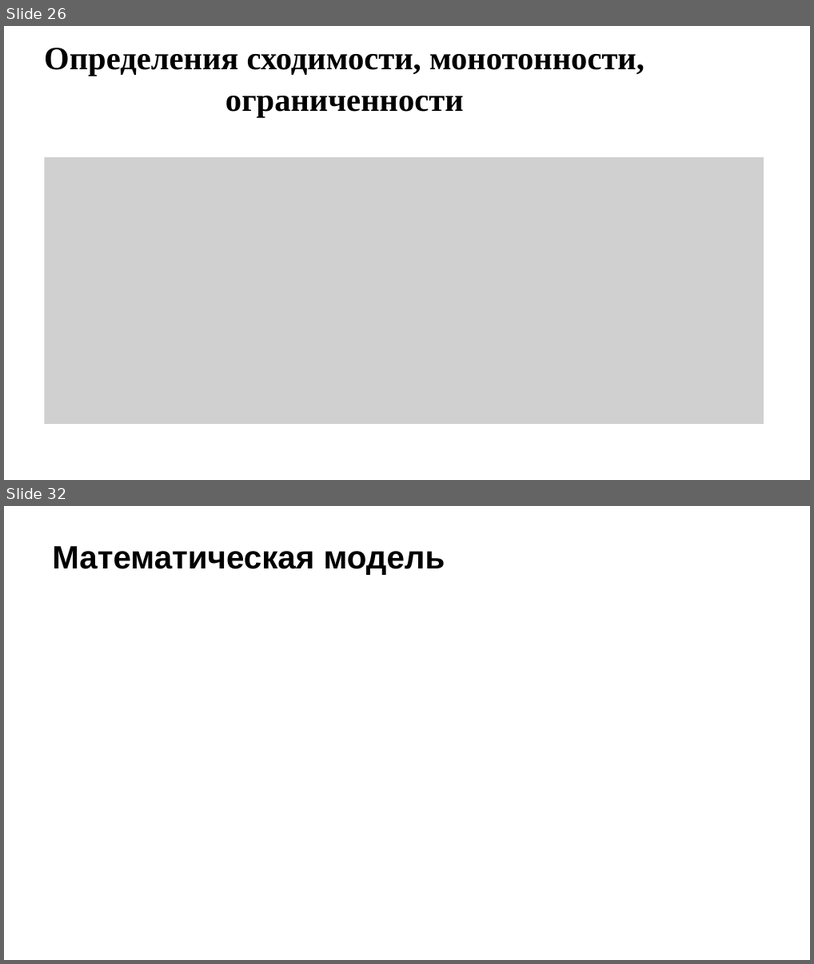
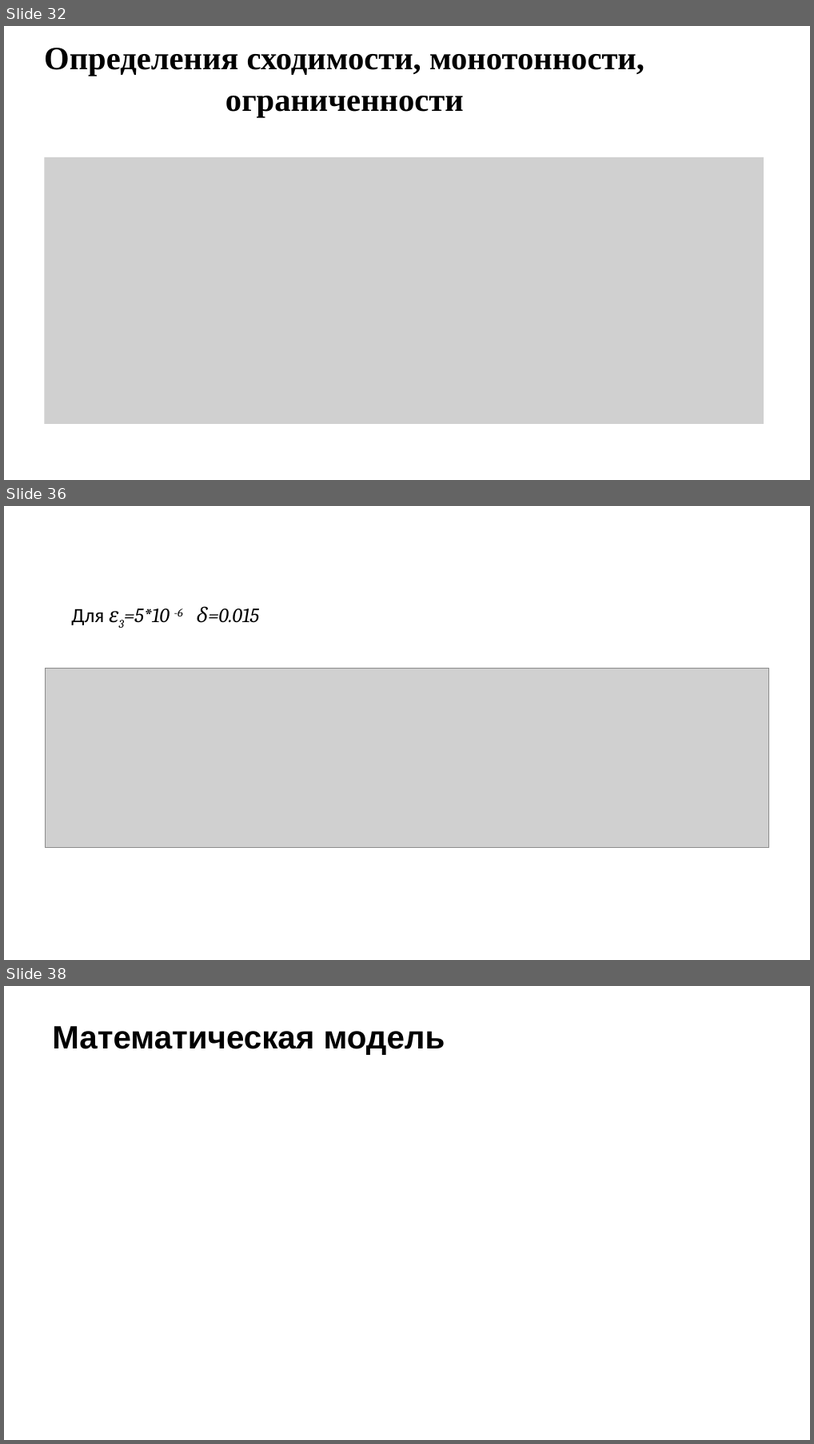
Before and after one commit to Miwm64/itmo_cse, a slide deck: math_analysis/матан_проект_в4.pptx. Shown one above the other, each under a label of ours: slides 26 and 32 before the commit, slides 32, 36 and 38 after it; the slides between them are not shown. The pictures are 814x964 and 814x1444 pixels, drawn with LibreOffice and Linux fonts; fonts in the diff are those of the drawing; grey boxes stand for pictures; background and template pictures are left out. Boxes give left, top, right and bottom in pixels: in the first picture for what was removed or moved away, otherwise in the second. Text is boxed around its words. In the diff, an @@ line names an element or a change of style, - is before the commit and + after.

```diff
--- a/math_analysis/матан_проект_в4.pptx
+++ b/math_analysis/матан_проект_в4.pptx
@@ slide 36 added at <box>4,506,810,960</box>, background picture (left out) @@
@@ text added at <box>71,606,259,625</box>, 18 pt, text #000000, italic @@
+Для ε3=5*10 -6 δ=0.015
@@ picture added at <box>45,668,770,847</box> @@
@@ what was slide 26 is now slide 32 @@
@@ what was slide 32 is now slide 38 @@
```
Also in this commit, not shown: 7 slides changed, 11 other slides added, 7 slides removed.
